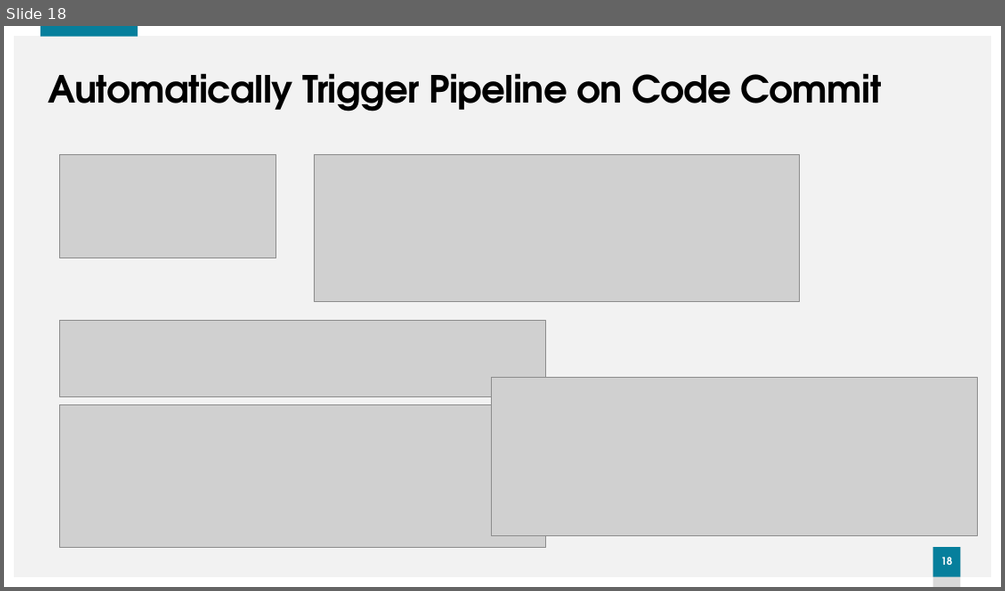
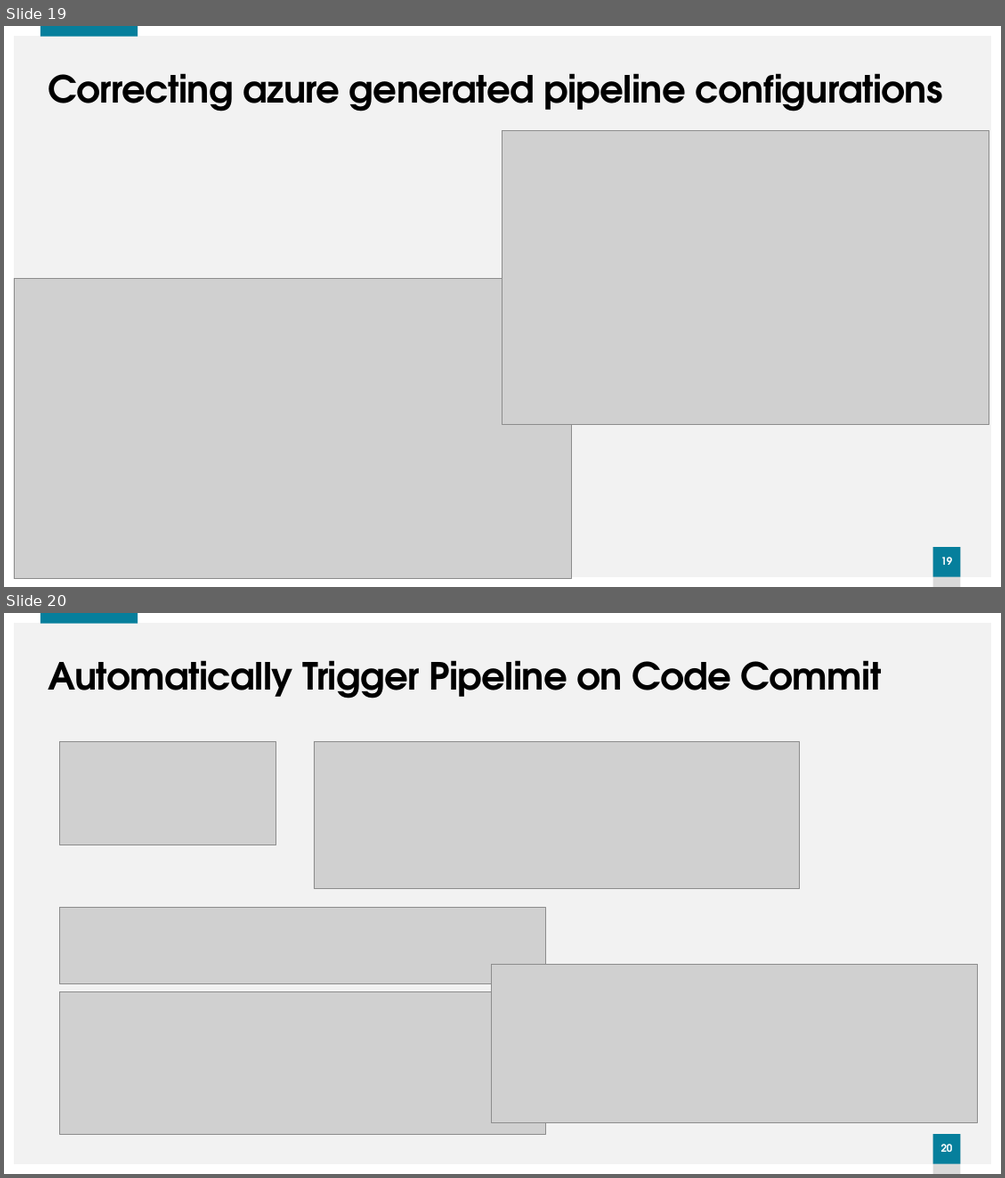
Before and after one commit to Jayaprabahar/DawnInTheCloud, a slide deck: Azure/Dawn in the Cloud.pptx. Shown one above the other, each under a label of ours: slide 18 before the commit, slides 19 and 20 after it. The pictures are 1005x591 and 1005x1178 pixels, drawn with LibreOffice and Linux fonts; fonts in the diff are those of the drawing; grey boxes stand for pictures. Boxes give left, top, right and bottom in pixels: in the first picture for what was removed or moved away, otherwise in the second. Text is boxed around its words. In the diff, an @@ line names an element or a change of style, - is before the commit and + after.

```diff
--- a/Azure/Dawn in the Cloud.pptx
+++ b/Azure/Dawn in the Cloud.pptx
@@ slide 19 added at [4,26,1001,587], background #F2F2F2; not listed: 4 template elements that a slide beside it also shows @@
@@ title added at [48,73,943,111], 36 pt, text #000000, bold @@
+Correcting azure generated pipeline configurations
@@ picture added at [502,131,989,425] @@
@@ picture added at [14,279,571,580] @@
@@ what was slide 18 is now slide 20 @@
@@ page number at [941,1143,953,1151]: text changed @@
-18
+20
```
Also in this commit, not shown: 1 slide changed, 4 other slides added, 1 other file.
